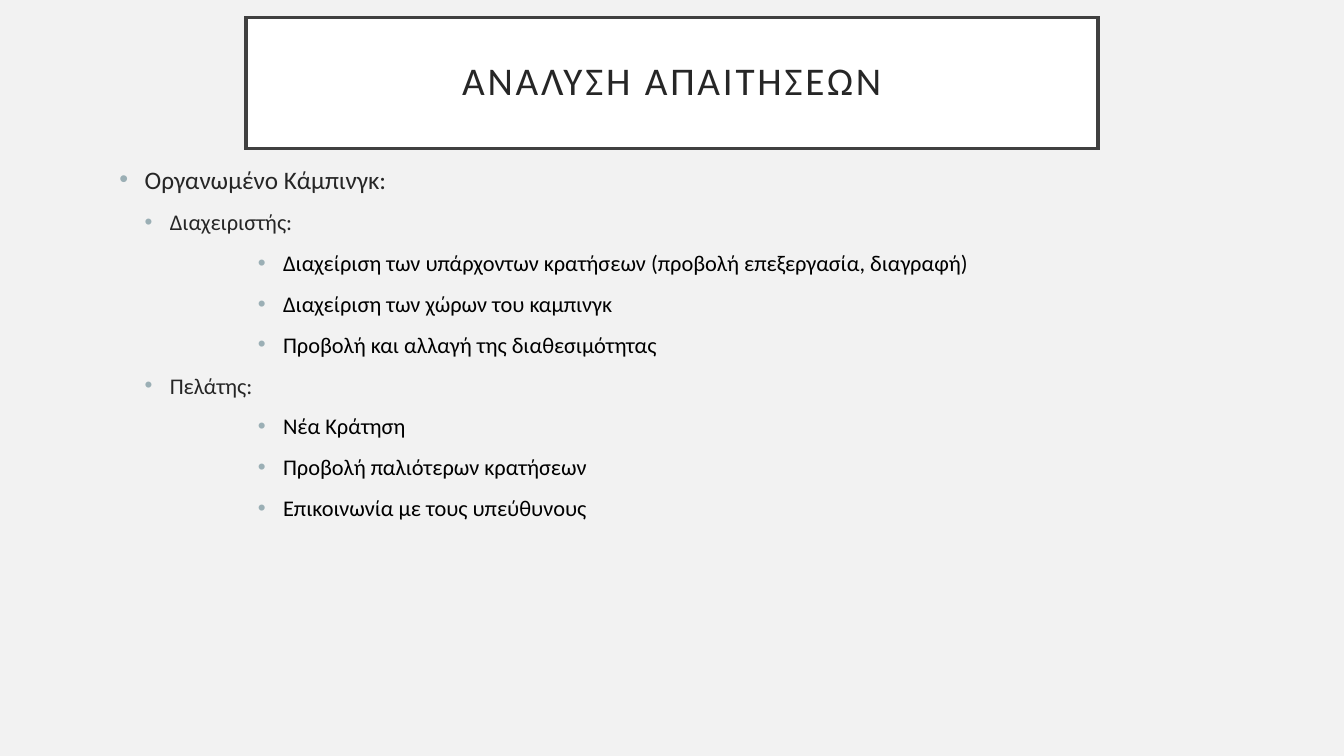
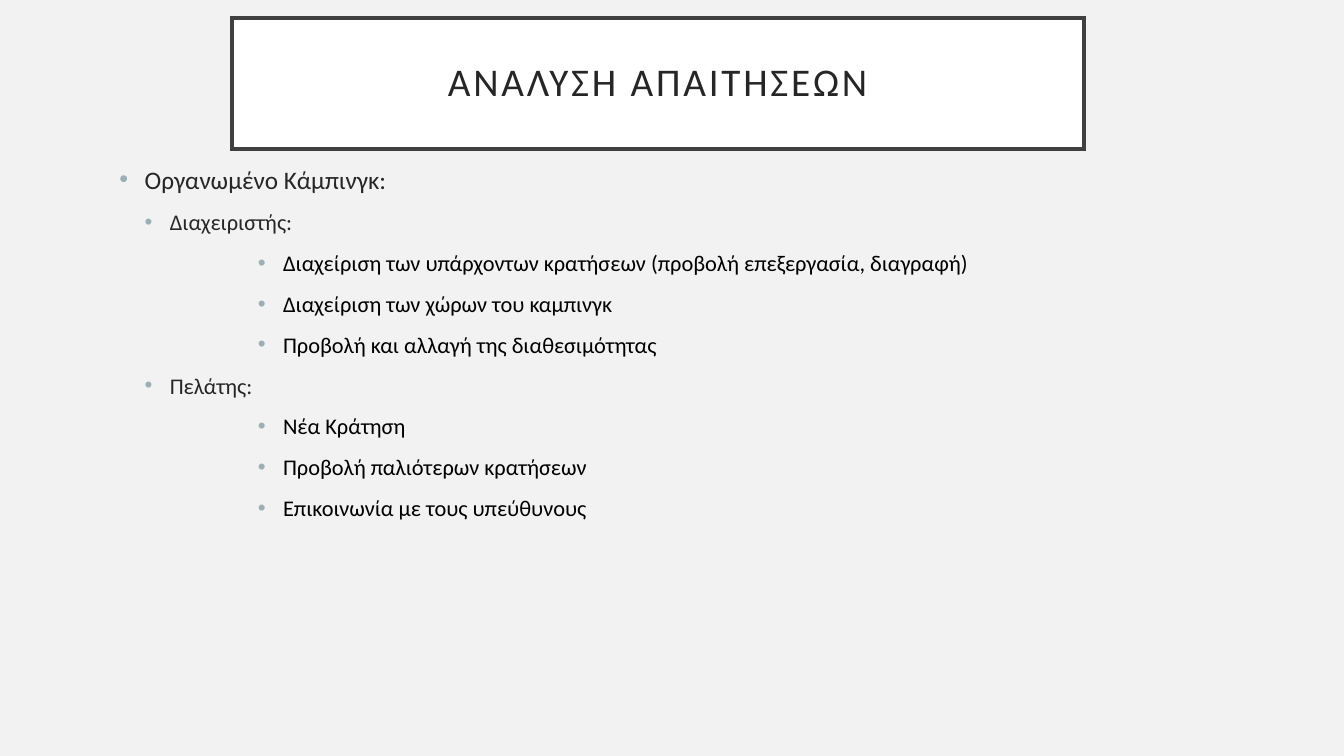
Before and after one commit to GiannhsMyl/WebCamping, a slide deck: slide 4 of parousiasi.pptx (slide 3 before the commit). Drawn at 1344x756 pixels with LibreOffice and Linux fonts; fonts in the diff are those of the drawing. Boxes give left, top, right and bottom in pixels: in the first picture for what was removed or moved away, otherwise in the second. Text is boxed around its words. In the diff, an @@ line names an element or a change of style, - is before the commit and + after.

```diff
--- a/parousiasi.pptx
+++ b/parousiasi.pptx
@@ title "ΑΝΑΛΥΣΗ ΑΠΑΙΤΗΣΕΩΝ": place and size @@
-title "ΑΝΑΛΥΣΗ ΑΠΑΙΤΗΣΕΩΝ" at [246,17,1098,148]
+title "ΑΝΑΛΥΣΗ ΑΠΑΙΤΗΣΕΩΝ" at [232,18,1084,149]
```
Also in this commit, not shown: 1 slide added.
